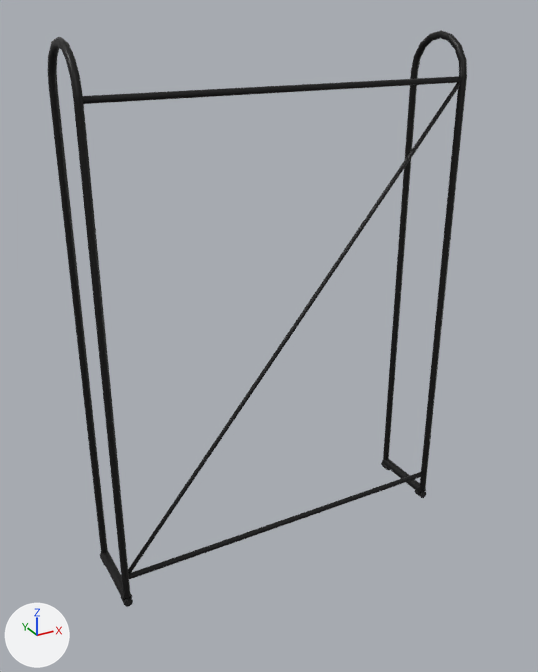
Before and after pictures for a commit that changed the glTF model public/models/candy-rack-frame.glb.
Camera for both pictures: a camera (50 mm lens) standing at (-2.61, -4.67, 4.18) and looking at (-0.07, -0.04, 1.86). The lights are fixed; the arrows at lower left show +X, +Y and +Z. The first picture is the older version. Vertices at exactly the same position are counted once.

Before the edit, the objects in view are built like this:
```python
mat_racksteel = principled_material('RackSteel')
mat_racksteel.base_color = (0.025, 0.025, 0.025)  # black #2c2c2c
mat_racksteel.metallic = 0.75
mat_racksteel.roughness = 0.45
me_bent_side_hoop = bpy.data.meshes.new('Bent_side_hoop')
me_bent_side_hoop.from_pydata(...)  # 268 vertices, 508 faces; spans x -1.47..1.47, y -0.31..0.31, z 0.03..4.03
me_bent_side_hoop.materials.append(mat_racksteel)  # black #2c2c2c
me_nonmarking_foot = bpy.data.meshes.new('Nonmarking_foot')
me_nonmarking_foot.from_pydata(...)  # an 8-sided cylinder along y spanning x -1.46..-1.39, y 0.22..0.31, z 0.0..0.07; an 8-sided cylinder along y spanning x -1.46..-1.39, y -0.31..-0.22, z 0.0..0.07; an 8-sided cylinder along y spanning x 1.39..1.46, y 0.22..0.31, z 0.0..0.07; an 8-sided cylinder along y spanning x 1.39..1.46, y -0.31..-0.22, z 0.0..0.07
me_nonmarking_foot.materials.append(mat_rackfeet)  # black #1d1d1d
ob_candyrack_frame_rackfeet = bpy.data.objects.new('CandyRack_frame_RackFeet', me_nonmarking_foot)
ob_candyrack_frame_rackfeet.location = (0.0, 0.0, 0.0)
ob_candyrack_frame_racksteel = bpy.data.objects.new('CandyRack_frame_RackSteel', me_bent_side_hoop)
ob_candyrack_frame_racksteel.location = (0.0, 0.0, 0.0)
```
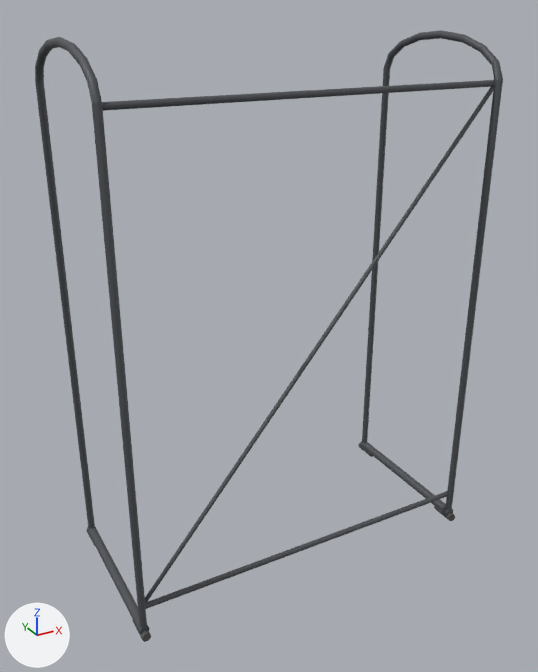
What differs and where, as boxes (x1, y1, x2, y2) in the pictures (538 x 672 px; the box of a moved part takes in the faces that stretch with it):
'CandyRack_frame_RackSteel', recoloured, reshaped (12% wider): before (48, 30, 467, 601); after (35, 30, 503, 634)
'CandyRack_frame_RackFeet', rescaled (13% wider, 39% taller): before (100, 463, 426, 607); after (86, 442, 455, 642)
part 2 of me_bent_side_hoop, moved or reshaped: before (100, 552, 132, 601); after (87, 527, 149, 634)
part 3 of me_bent_side_hoop, moved or reshaped: before (382, 459, 426, 493); after (360, 441, 453, 515)
part 4 of me_bent_side_hoop, moved or reshaped (mostly hidden): before (129, 472, 423, 579); after (145, 491, 448, 609)
part 5 of me_bent_side_hoop, moved or reshaped: before (83, 76, 461, 104); after (102, 80, 495, 111)
part 6 of me_bent_side_hoop, moved or reshaped (mostly hidden): before (128, 82, 460, 575); after (145, 86, 495, 605)
part 7 of me_bent_side_hoop, moved or reshaped: before (48, 37, 130, 598); after (35, 37, 147, 630)
part 8 of me_bent_side_hoop, moved or reshaped: before (383, 30, 467, 491); after (362, 30, 503, 512)

What the commit changed:
Material 'RackSteel' (mat_racksteel) changes colour from black #2c2c2c to dark grey #55575b; in linear values from (0.025, 0.025, 0.025) to (0.09, 0.095, 0.105).
me_bent_side_hoop is used by ob_candyrack_frame_racksteel; location (0.0, 0.0, 0.0).
me_bent_side_hoop had 268 vertices, 508 faces and spanned x -1.47..1.47, y -0.31..0.31, z 0.03..4.03.
me_bent_side_hoop now has 268 vertices, 508 faces and spans x -1.47..1.47, y -0.67..0.67, z 0.03..4.03.
me_bent_side_hoop part 2: the loose piece of 16 vertices spanning x -1.47..-1.39, y -0.29..0.29, z 0.03..0.11 is scaled about its middle by (1, 2.29, 1).
me_bent_side_hoop part 3: the loose piece of 16 vertices spanning x 1.39..1.47, y -0.29..0.29, z 0.03..0.11 is scaled about its middle by (1, 2.29, 1).
me_bent_side_hoop part 4: the loose piece of 16 vertices spanning x -1.43..1.43, y -0.29..-0.25, z 0.23..0.27 is moved by (0.0, -0.35, 0.0).
me_bent_side_hoop part 5: the loose piece of 16 vertices spanning x -1.43..1.43, y -0.29..-0.25, z 3.68..3.72 is moved by (0.0, -0.35, 0.0).
me_bent_side_hoop part 6: the loose piece of 16 vertices spanning x -1.44..1.44, y -0.29..-0.25, z 0.24..3.71 is moved by (0.0, -0.35, 0.0).
me_bent_side_hoop part 7: 86 of 268 vertices moved; they spanned x -1.46..-1.4, y -0.31..0.31, z 0.09..4.0 and now span x -1.46..-1.4, y -0.67..0.67, z 0.09..4.01; mean shift (0.0, -0.03, 0.0); largest move (-1.43, -0.25, 3.71) -> (-1.43, -0.61, 3.71).
me_bent_side_hoop part 8: 86 of 268 vertices moved; they spanned x 1.4..1.46, y -0.31..0.31, z 0.09..4.0 and now span x 1.4..1.46, y -0.67..0.67, z 0.09..4.01; mean shift (0.0, -0.03, 0.0); largest move (1.43, -0.25, 3.71) -> (1.43, -0.61, 3.71).
me_nonmarking_foot is used by ob_candyrack_frame_rackfeet; location (0.0, 0.0, 0.0).
me_nonmarking_foot had 64 vertices, 112 faces and spanned x -1.46..1.46, y -0.31..0.31, z 0.0..0.07.
me_nonmarking_foot now has 64 vertices, 112 faces and spans x -1.46..1.46, y -0.7..0.7, z 0.0..0.07.
me_nonmarking_foot part 1: the whole mesh is scaled about its middle by (1, 2.29, 1).
